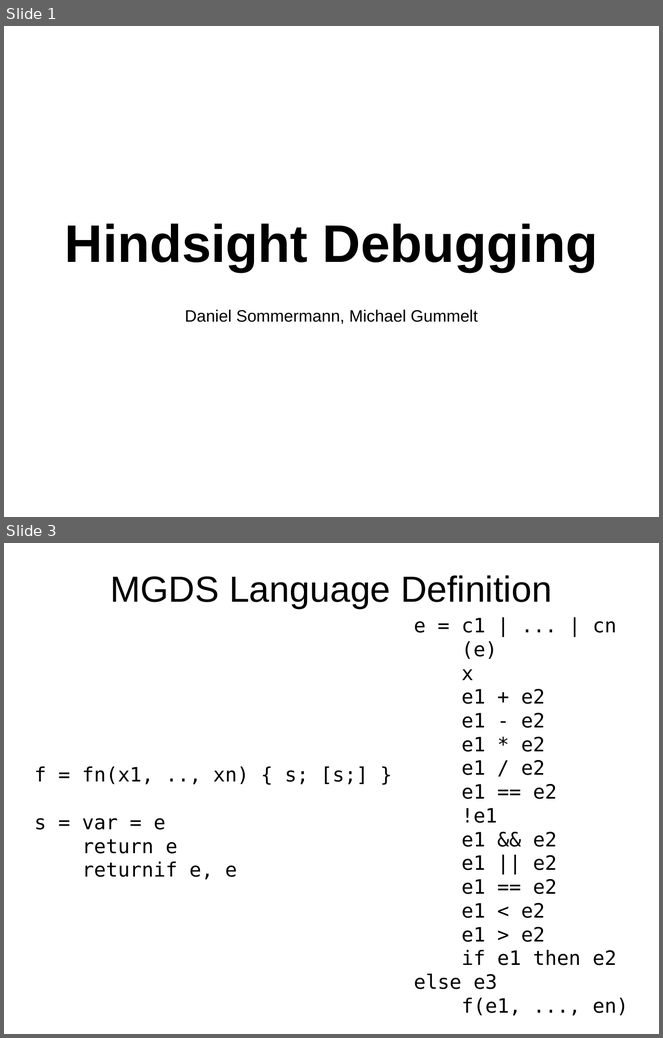
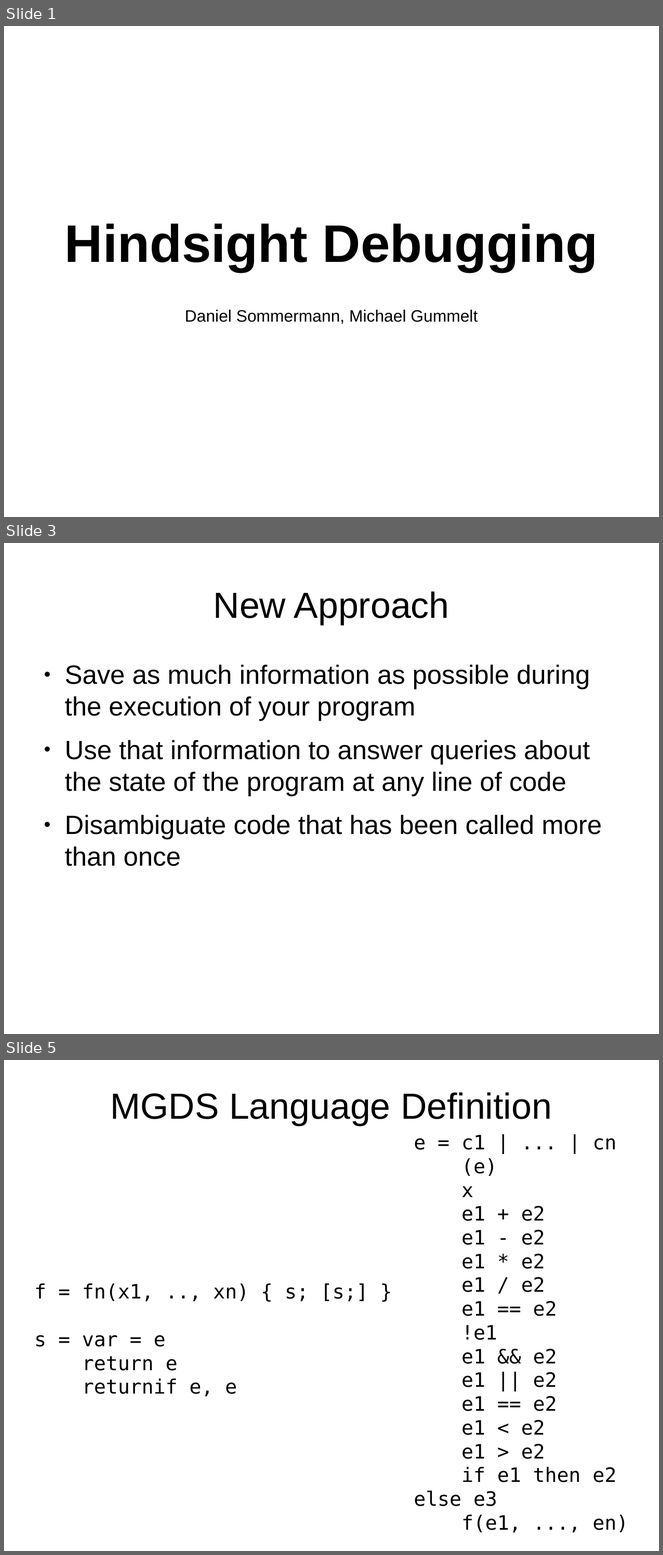
Before and after one commit to dcsommer/CS240H-Final-Project, a slide deck: demo.odp. Shown one above the other, each under a label of ours: slides 1 and 3 before the commit, slides 1, 3 and 5 after it; the slides between them are not shown. The pictures are 663x1038 and 663x1555 pixels, drawn with LibreOffice and Linux fonts; fonts in the diff are those of the drawing. Boxes give left, top, right and bottom in pixels: in the first picture for what was removed or moved away, otherwise in the second. Text is boxed around its words. In the diff, an @@ line names an element or a change of style, - is before the commit and + after.

```diff
--- a/demo.odp
+++ b/demo.odp
@@ slide 3 added at (x1=4, y1=543, x2=659, y2=1034), background #FFFFFF @@
@@ title added at (x1=214, y1=591, x2=450, y2=625), 44 pt, text #000000 @@
+New Approach
@@ text added at (x1=65, y1=665, x2=602, y2=866), 32 pt, text #000000 @@
+● Save as much information as possible during the execution of your program
+● Use that information to answer queries about the state of the program at any line of code
+● Disambiguate code that has been called more than once
@@ what was slide 3 is now slide 5 @@
```
Also in this commit, not shown: 1 slide changed, 2 other slides added, 1 slide removed.
